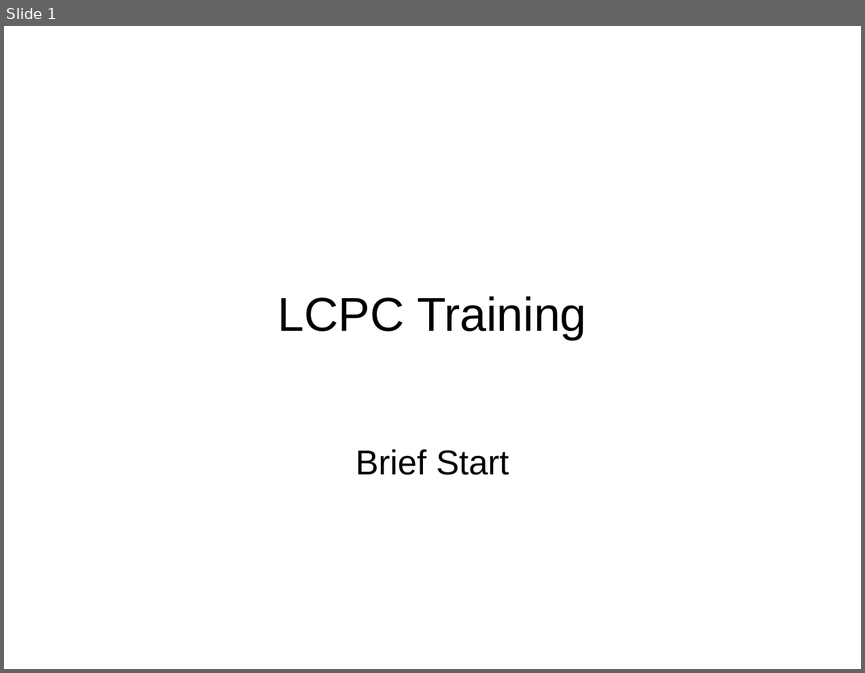
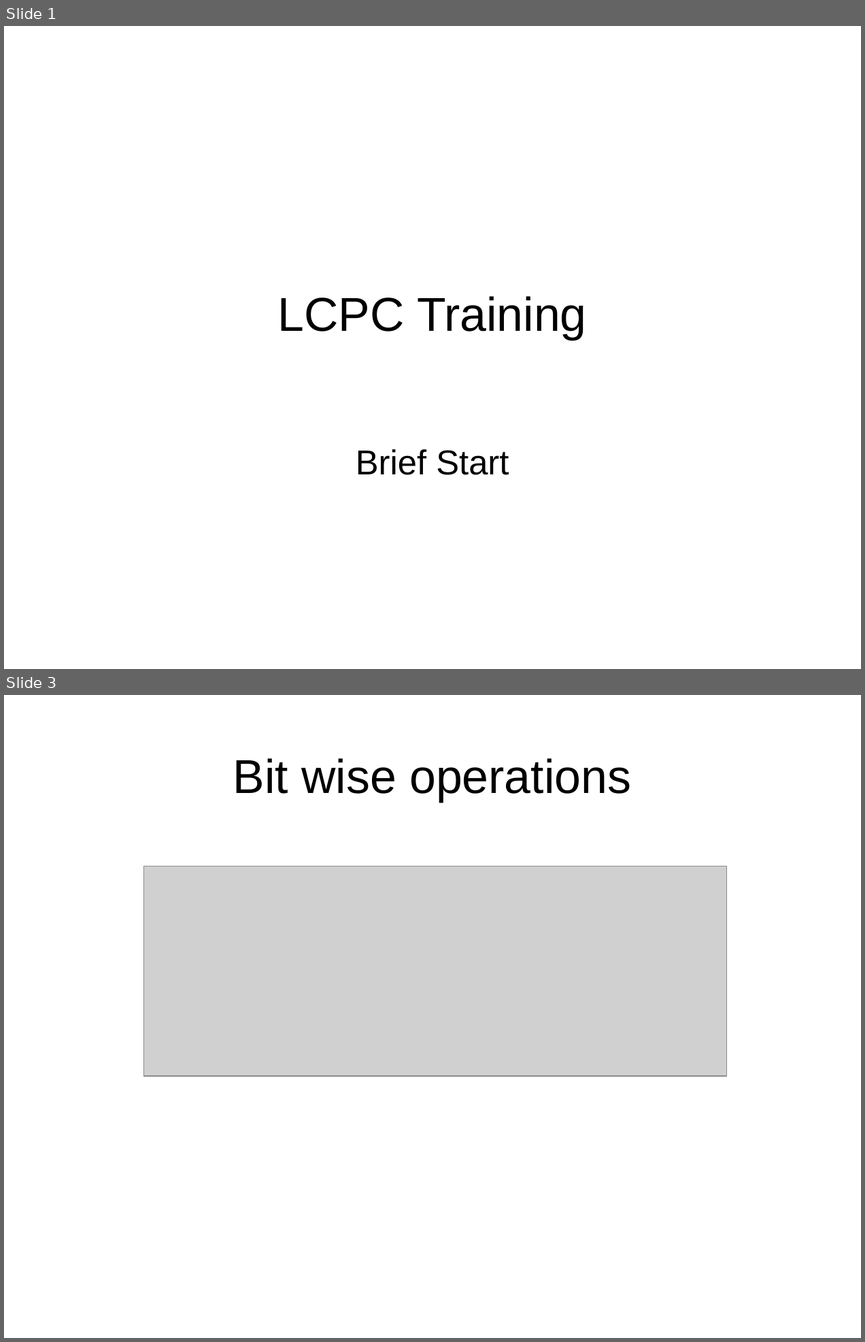
Before and after one commit to charbelsako/acm, a slide deck: slides/Training session 1.odp. Shown one above the other, each under a label of ours: slide 1 before the commit, slides 1 and 3 after it; the slides between them are not shown. The pictures are 865x673 and 865x1342 pixels, drawn with LibreOffice and Linux fonts; fonts in the diff are those of the drawing; grey boxes stand for pictures; background and template pictures are left out. Boxes give left, top, right and bottom in pixels: in the first picture for what was removed or moved away, otherwise in the second. Text is boxed around its words. In the diff, an @@ line names an element or a change of style, - is before the commit and + after.

Commit message:
Added example file for bitwise operations

```diff
--- a/slides/Training session 1.odp
+++ b/slides/Training session 1.odp
@@ slide 3 added at <box>4,695,861,1338</box>, background #FFFFFF @@
@@ title added at <box>233,758,631,802</box>, 44 pt, text #000000 @@
+Bit wise operations
@@ picture added at <box>144,866,727,1076</box> @@
```
Also in this commit, not shown: 1 slide changed, 4 other files.
